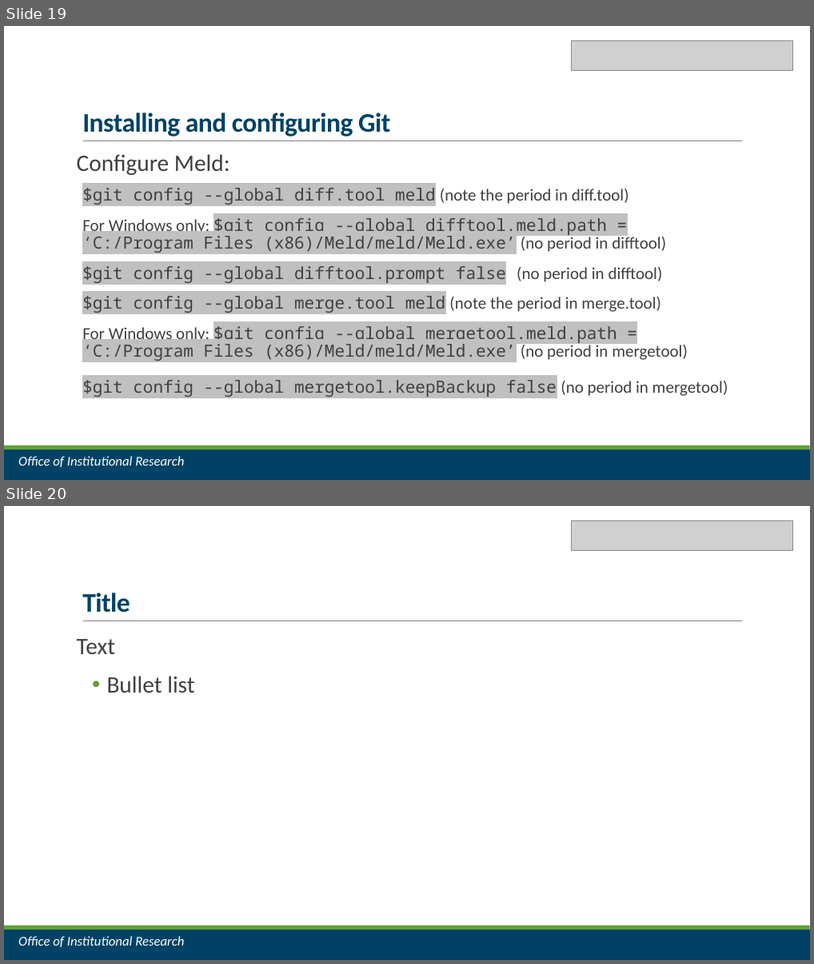
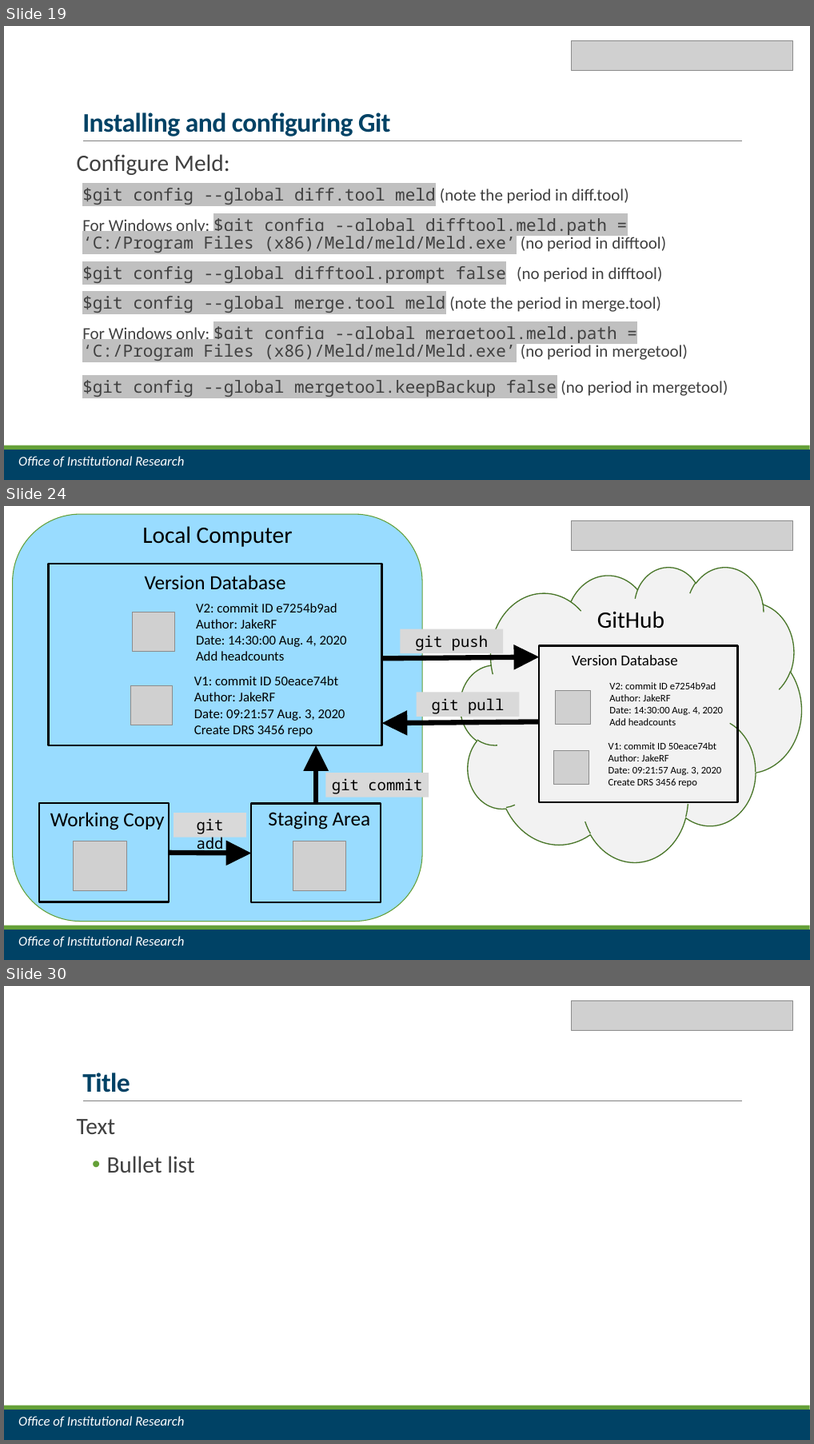
Before and after one commit to jrf1111/Do-You-Git-It-Now, a slide deck: Do You Git It Now.pptx. Shown one above the other, each under a label of ours: slides 19 and 20 before the commit, slides 19, 24 and 30 after it; the slides between them are not shown. The pictures are 814x964 and 814x1444 pixels, drawn with LibreOffice and Linux fonts; fonts in the diff are those of the drawing; grey boxes stand for pictures. Boxes give left, top, right and bottom in pixels: in the first picture for what was removed or moved away, otherwise in the second. Text is boxed around its words. In the diff, an @@ line names an element or a change of style, - is before the commit and + after.

Commit message:
add sections for making and using your first repo

```diff
--- a/Do You Git It Now.pptx
+++ b/Do You Git It Now.pptx
@@ slide 24 added at <box>4,506,810,960</box>, background #FFFFFF; not listed: 2 template elements that a slide beside it also shows @@
@@ rounded rectangle added at <box>13,514,422,921</box>, fill #99DCFF, outline #64A038 1 pt @@
@@ text added at <box>142,526,293,547</box>, 28 pt, text #000000 @@
+Local Computer
@@ picture added at <box>572,520,794,550</box> @@
@@ group added at <box>48,564,382,745</box>: 3 texts, 2 pictures, 1 rectangle @@
+V2: commit ID e7254b9ad
+Author: JakeRF
+Date: 14:30:00 Aug. 4, 2020
+Add headcounts
+V1: commit ID 50eace74bt
+Author: JakeRF
+Date: 09:21:57 Aug. 3, 2020
+Create DRS 3456 repo
+Version Database
@@ cloud added at <box>461,567,802,862</box>, fill #F2F2F2, outline #4A7629 1.25 pt @@
@@ text added at <box>598,611,665,628</box>, 28 pt, text #000000 @@
+GitHub
@@ rectangle added at <box>400,629,503,653</box>, fill #D9D9D9, 18 pt, text #000000 @@
+git push
@@ group added at <box>539,646,738,803</box>: 3 texts, 2 pictures, 1 rectangle @@
+Version Database
+V2: commit ID e7254b9ad
+Author: JakeRF
+Date: 14:30:00 Aug. 4, 2020
+Add headcounts
+V1: commit ID 50eace74bt
+Author: JakeRF
+Date: 09:21:57 Aug. 3, 2020
+Create DRS 3456 repo
@@ arrow added from (382, 659) to (539, 656), #000000 6 pt @@
@@ rectangle added at <box>417,692,519,716</box>, fill #D9D9D9, 18 pt, text #000000 @@
+git pull
@@ arrow added from (540, 721) to (382, 723), #000000 6 pt @@
@@ arrow added from (316, 804) to (316, 745), #000000 6 pt @@
@@ rectangle added at <box>326,772,429,797</box>, fill #D9D9D9, 18 pt, text #000000 @@
+git commit
@@ rectangle added at <box>39,803,169,902</box>, outline #000000 2.25 pt @@
@@ text added at <box>50,812,164,830</box>, 24 pt, text #000000 @@
+Working Copy
@@ rectangle added at <box>174,812,246,837</box>, fill #D9D9D9, 18 pt, text #000000 @@
+git add
@@ rectangle added at <box>251,804,381,903</box>, outline #000000 2.25 pt @@
@@ text added at <box>268,811,371,829</box>, 24 pt, text #000000 @@
+Staging Area
@@ picture added at <box>74,841,127,890</box> @@
@@ picture added at <box>293,841,346,890</box> @@
@@ arrow added from (169, 852) to (251, 852), #000000 6 pt @@
@@ text added at <box>18,936,184,947</box>, 16 pt, text #FFFFFF, italic @@
+Office of Institutional Research
@@ what was slide 20 is now slide 30 @@
```
Also in this commit, not shown: 2 slides changed, 8 other slides added, 1 other file.
